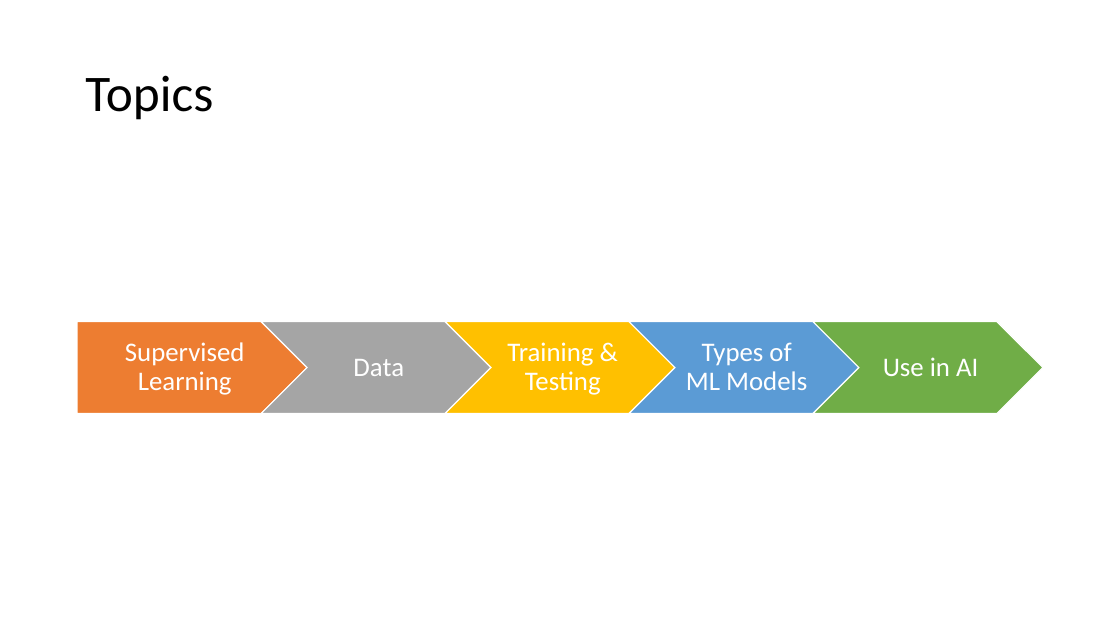
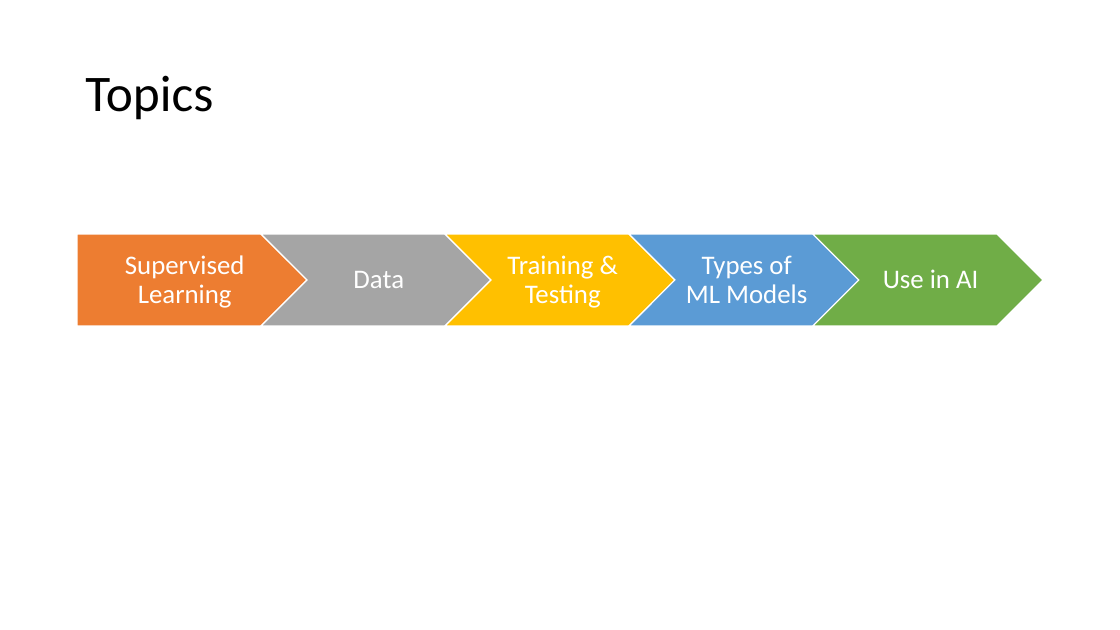
Before and after one commit to mhahsler/CS7320-AI, a slide deck: slide 2 of slides/19_ML_intro.pptx. Drawn at 1120x630 pixels with LibreOffice and Linux fonts; fonts in the diff are those of the drawing. Boxes give left, top, right and bottom in pixels: in the first picture for what was removed or moved away, otherwise in the second. Text is boxed around its words. In the diff, an @@ line names an element or a change of style, - is before the commit and + after.

```diff
--- a/slides/19_ML_intro.pptx
+++ b/slides/19_ML_intro.pptx
@@ 5 texts, 4 chevrons, 1 pentagon arrow: place and size @@
-5 texts, 4 chevrons, 1 pentagon arrow at (77, 322, 1044, 413)
+5 texts, 4 chevrons, 1 pentagon arrow at (77, 234, 1044, 326)
```
Also in this commit, not shown: 5 other slides changed, 1 other file.
